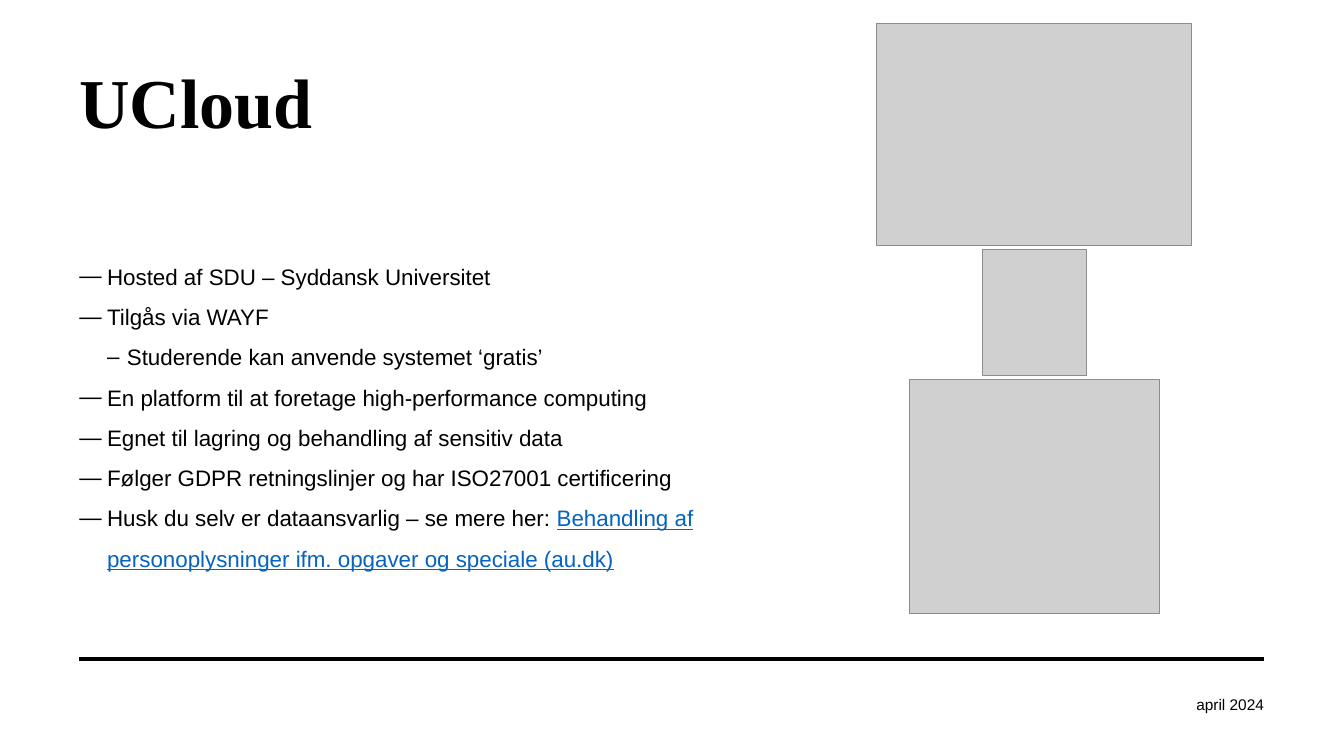
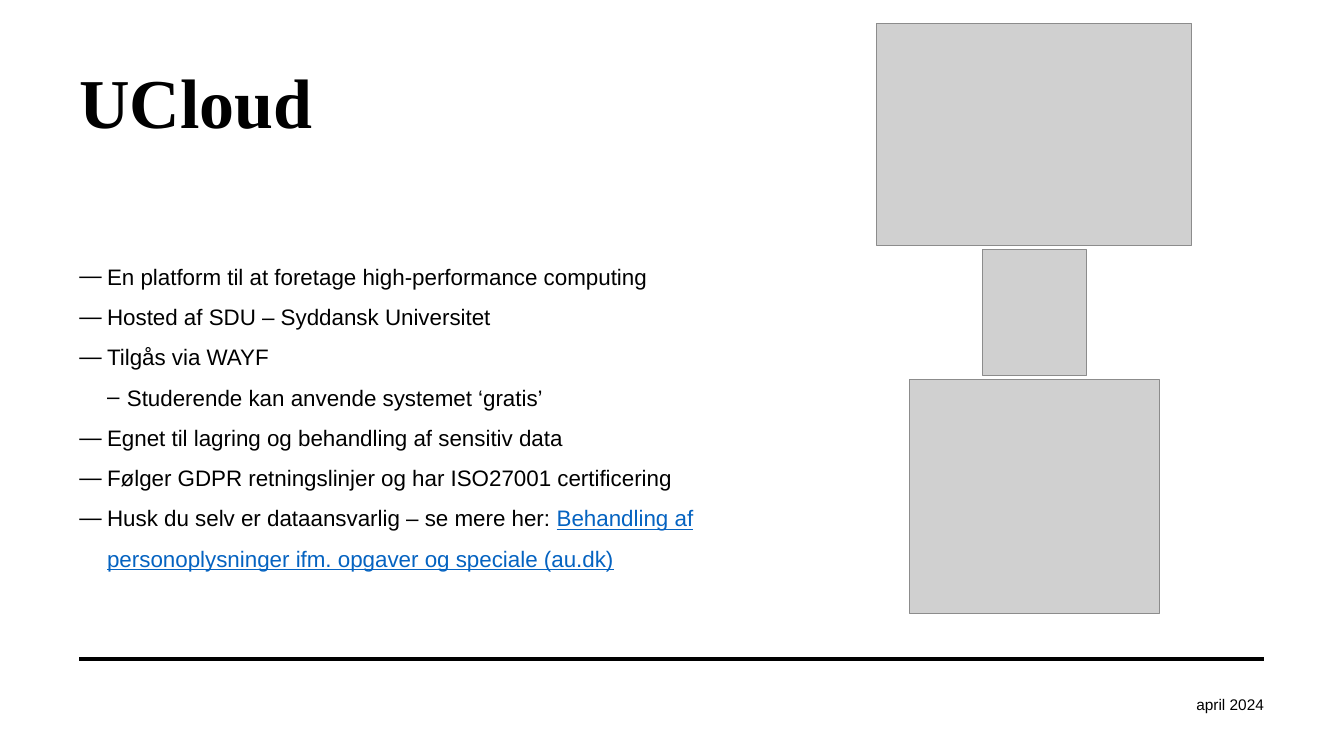
Before and after one commit to AUL-BSS-Datalab/FraTaleTilTekst, a slide deck: slide 5 of Slides/WhisperPowerPoint_da.pptx (slide 4 before the commit). Drawn at 1344x756 pixels with LibreOffice and Linux fonts; fonts in the diff are those of the drawing; grey boxes stand for pictures; background and template pictures are left out. Boxes give left, top, right and bottom in pixels: in the first picture for what was removed or moved away, otherwise in the second. Text is boxed around its words. In the diff, an @@ line names an element or a change of style, - is before the commit and + after.

```diff
--- a/Slides/WhisperPowerPoint_da.pptx
+++ b/Slides/WhisperPowerPoint_da.pptx
@@ text at box(107, 268, 647, 290): paragraph added @@
+― En platform til at foretage high-performance computing
@@ text at box(107, 389, 647, 411): paragraph removed @@
-― En platform til at foretage high-performance computing
```
Also in this commit, not shown: 2 other slides changed, 2 slides added.
